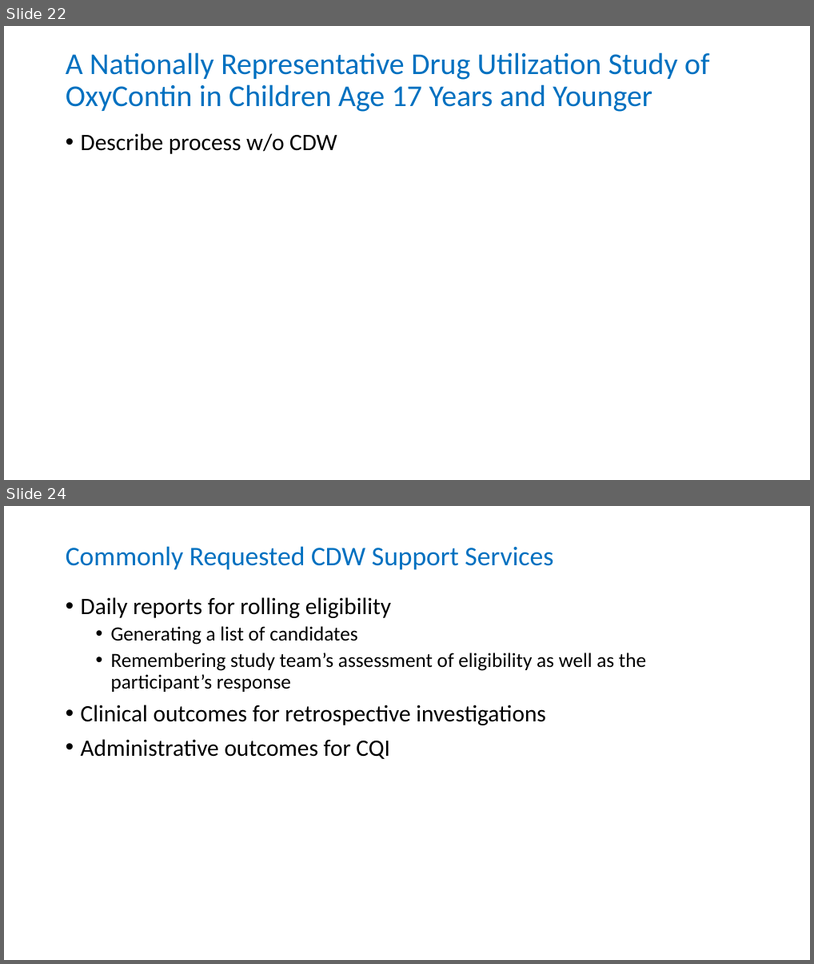
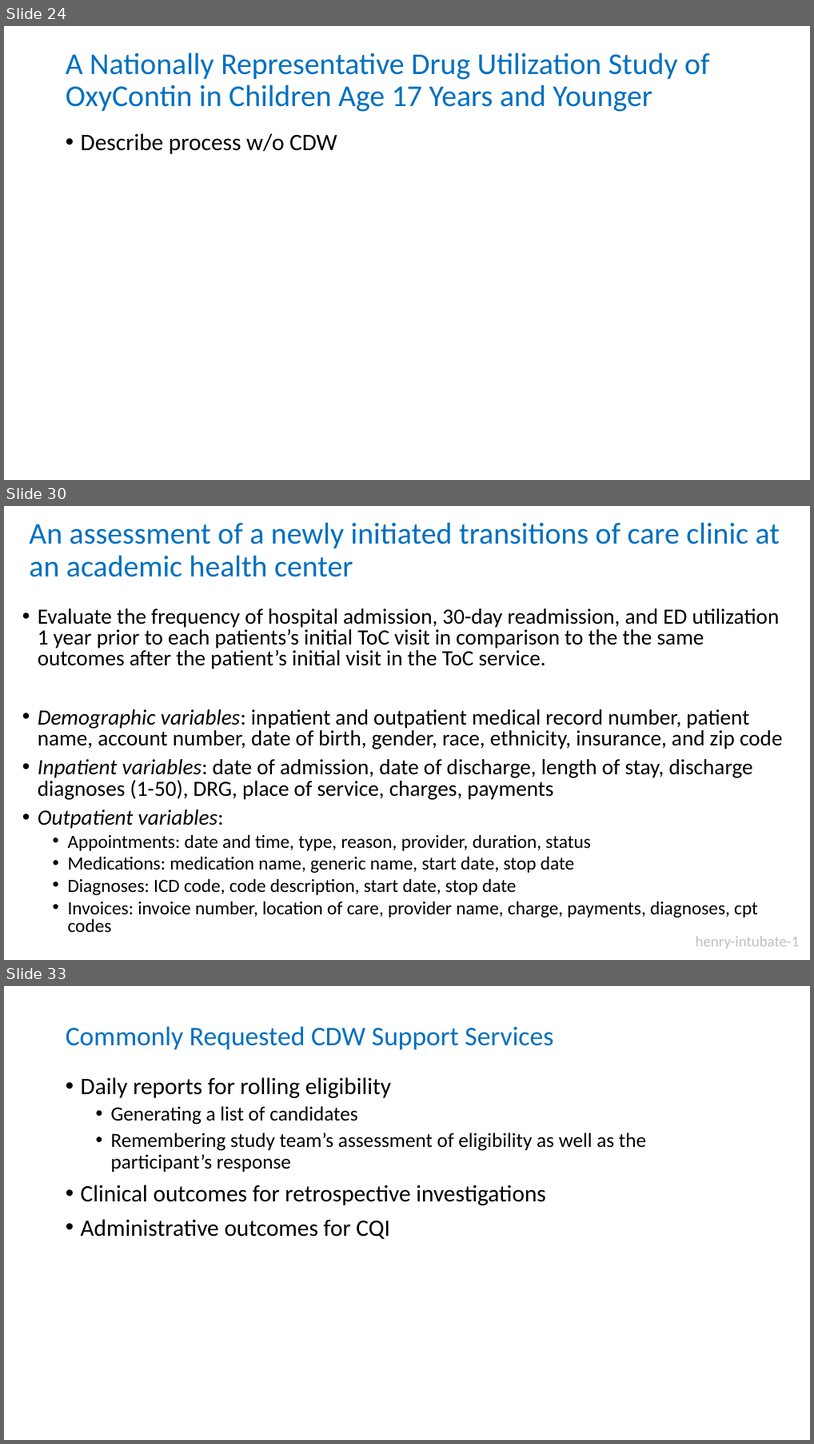
Before and after one commit to OuhscBbmc/prairie-outpost-public, a slide deck: publications/presentation-2019-06-idea/ispctn-regional-conference-2019-06.pptx. Shown one above the other, each under a label of ours: slides 22 and 24 before the commit, slides 24, 30 and 33 after it; the slides between them are not shown. The pictures are 814x964 and 814x1444 pixels, drawn with LibreOffice and Linux fonts; fonts in the diff are those of the drawing. Boxes give left, top, right and bottom in pixels: in the first picture for what was removed or moved away, otherwise in the second. Text is boxed around its words. In the diff, an @@ line names an element or a change of style, - is before the commit and + after.

```diff
--- a/publications/presentation-2019-06-idea/ispctn-regional-conference-2019-06.pptx
+++ b/publications/presentation-2019-06-idea/ispctn-regional-conference-2019-06.pptx
@@ slide 30 added at [4,506,810,960], background #FFFFFF @@
@@ title added at [29,522,780,577], 36 pt, text #0070C0 @@
+An assessment of a newly initiated transitions of care clinic at an academic health center
@@ text added at [38,608,782,932], 25.9 pt, text #000000 @@
+• Evaluate the frequency of hospital admission, 30-day readmission, and ED utilization 1 year prior to each patients’s initial ToC visit in comparison to the the same outcomes after the patient’s initial visit in the ToC service.
+• Demographic variables: inpatient and outpatient medical record number, patient name, account number, date of birth, gender, race, ethnicity, insurance, and zip code
+• Inpatient variables: date of admission, date of discharge, length of stay, discharge diagnoses (1-50), DRG, place of service, charges, payments
+• Outpatient variables:
+  • Appointments: date and time, type, reason, provider, duration, status
+  • Medications: medication name, generic name, start date, stop date
+  • Diagnoses: ICD code, code description, start date, stop date
+  • Invoices: invoice number, location of care, provider name, charge, payments, diagnoses, cpt codes
@@ text added at [696,936,800,948], 18 pt, text #BFBFBF @@
+henry-intubate-1
@@ what was slide 22 is now slide 24 @@
@@ what was slide 24 is now slide 33 @@
```
Also in this commit, not shown: 1 slide changed, 9 other slides added.
